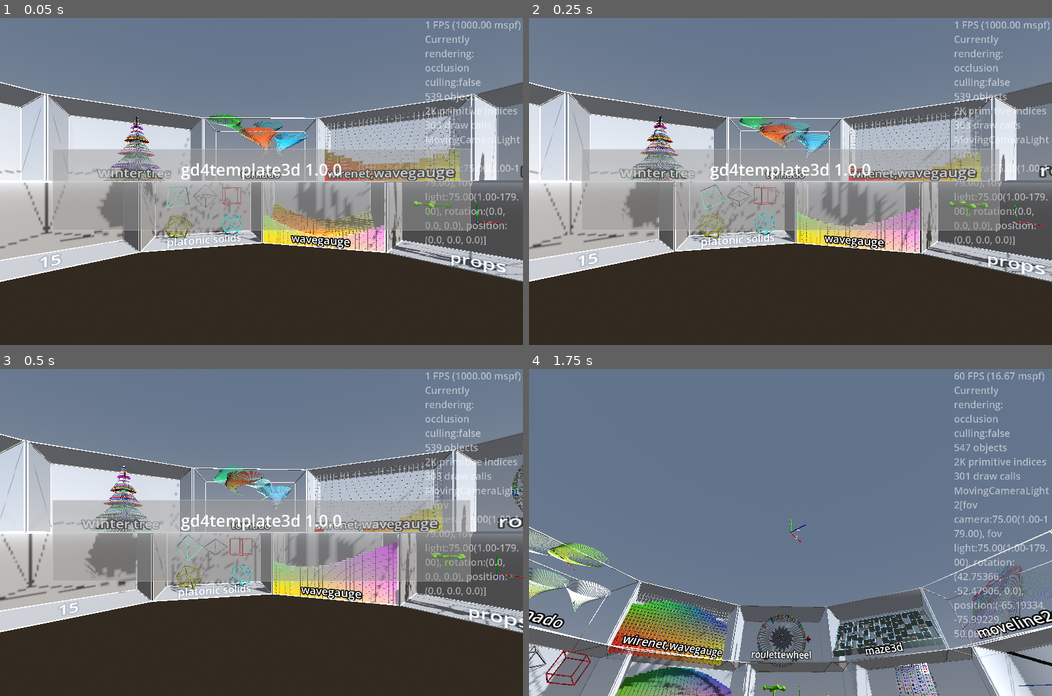
Above: before the commit, frames 1-4 (two rows, left to right).
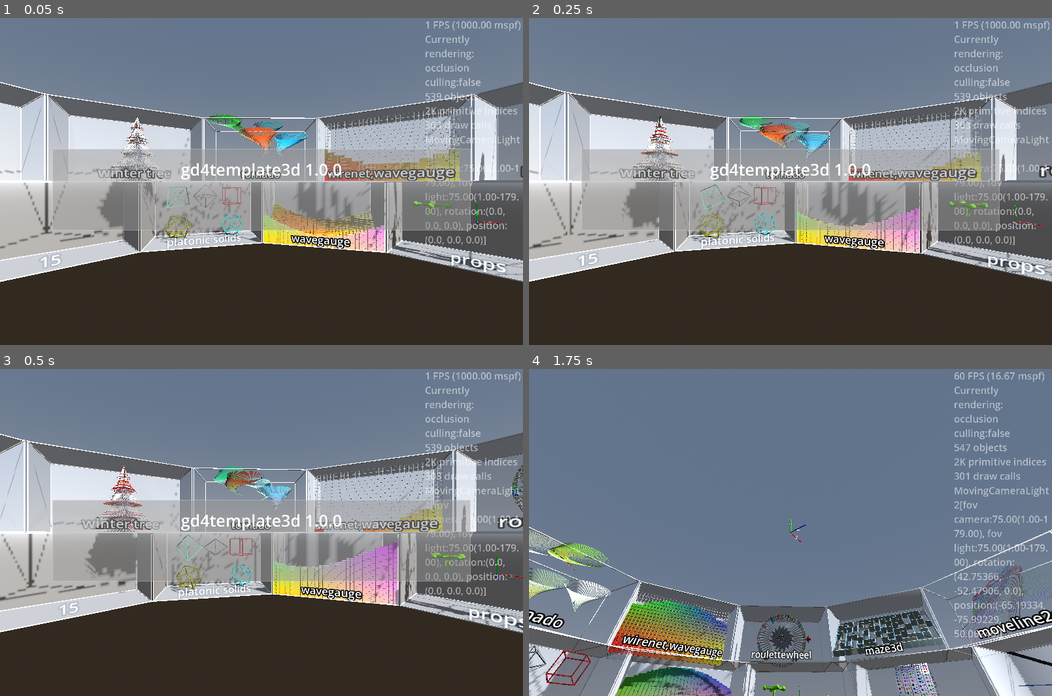
Above: after the commit, the same moments.

Repository: kasworld/gd4template3d
Game: Godot game, scene res://main.tscn
Two runs of this game, one before a commit and one after it. Both use one fixed random seed, a clock stepped at 60 frames per second and the inputs below.
Inputs (mouse positions are in pixels of both pictures, inside the frame that each line leads up to):
- Up to frame 1 (0.05 s): no input
- Up to frame 2 (0.25 s): no input
- Up to frame 3 (0.5 s): no input
- Up to frame 4 (1.75 s): tap Enter at 0.5 s; move the mouse to (905, 516) at 0.52 s; hold Right 0.53-1.28 s; tap Q at 0.6 s; click (905, 516) at 0.67 s; move the mouse to (685, 548) at 1.27 s; hold Down from 1.28 s (still down); tap E at 1.35 s

The runs differ from the first frame. In frame 1, 0.6% of the frame differs, in the area x 19-32%, y 30-50%; in frame 2, 0.6%; in frame 3, 0.7%, in the area x 17-30%, y 29-64%; in frame 4, nothing differs.

Commit message:
update LineTree, add RandomColor

Diff:
--- /dev/null
+++ b/lib/random_color.gd
@@ -0,0 +1,32 @@
+class_name RandomColor
+
+static func green_rate(rate :float=0.6) -> Color:
+	return Color(randf_range(0,1-rate),randf_range(rate,1.0),randf_range(0,1-rate))
+static func red_rate(rate :float=0.6) -> Color:
+	return Color(randf_range(rate,1.0),randf_range(0,1-rate),randf_range(0,1-rate))
+static func blue_rate(rate :float=0.6) -> Color:
+	return Color(randf_range(0,1-rate),randf_range(0,1-rate),randf_range(rate,1.0))
+
+static func green_pure() -> Color:
+	return Color(0,randf(),0)
+static func red_pure() -> Color:
+	return Color(randf(),0,0)
+static func blue_pure() -> Color:
+	return Color(0,0,randf())
+
+## all random color use rate_color([],0)
+static func rate_color(high_index_list :Array, rate :float=0.6) -> Color:
+	var rtn := Color(0,0,0)
+	for i in high_index_list: # make high
+		rtn[i] = randf_range(rate,1.0)
+	for i in 3: # make low
+		if rtn[i] == 0.0:
+			rtn[i] = randf_range(0,1-rate)
+	return rtn
+
+static func pure_color(index_list :Array) -> Color:
+	var rtn := Color(0,0,0)
+	var v := randf()
+	for i in index_list:
+		rtn[i] = v
+	return rtn
--- a/line_tree/line_tree.gd
+++ b/line_tree/line_tree.gd
@@ -1,38 +1,31 @@
 extends Node3D
 class_name LineTree
 
-var instance_count_per_y :Array[int] = []
-
-func make_index_array() -> Array:
-	var rtn := []
-	var i := 0
-	for count in instance_count_per_y:
-		var index_array := []
-		for j in count:
-			index_array.append(i)
-			i += 1
-		rtn.append(index_array)
-	return rtn
 
 func get_lines() -> MultiMeshShape:
 	return $Lines
 
-func init(h :float, w :float, line_width :float = 0.5, stage_count :int=5) -> LineTree:
+func set_center_color(center_color :Color) -> LineTree:
+	$"중심기둥".mesh.material.albedo_color = center_color
+	return self
+
+func set_gradient_color( co1 :Color, co2 :Color) -> LineTree:
+	$Lines.set_gradient_color_all(co1,co2)
+	return self
+
+func init(h :float, w :float, y_count :int, line_width :float = 0.5, stage_count :int=5) -> LineTree:
 	$"중심기둥".mesh.top_radius = w/1000
 	$"중심기둥".mesh.bottom_radius = w/100
 	$"중심기둥".mesh.height = h
 	$"중심기둥".position.y = h /2
 	var lines := []
-	for y in range(h,0,-1):
-		var rate := (h-y)/h
-		var r :float= lerp(1.0, w/2, rate ) + fposmod(rate*h, h/stage_count)*rate
+	var y_step := h / y_count
+	for yi in range(y_count,0,-1):
+		var y := y_step * yi
+		var rate := 1-float(yi) / float(y_count)
+		var r :float= lerp(w/100, w/2, rate ) + fposmod(rate*h, h/stage_count)*rate
 		lines.append_array(make_lines(y,w*1.5*(rate+0.1),10*rate,r))
 	$Lines.multi_line_by_pos(lines, line_width, Color.WHITE)
-	return self
-
-func set_color(center_color :Color, co1 :Color, co2 :Color) -> LineTree:
-	$"중심기둥".mesh.material.albedo_color = center_color
-	$Lines.set_gradient_color_all(co1,co2)
 	return self
 
 func make_lines(start_y :float, count :int, h :float, r :float) -> Array:
@@ -46,3 +39,15 @@
 		var to := Vector3(cos(rad)*r, start_y  , sin(rad)*r)
 		rtn.append([Vector3(0,end_y,0), to])
 	return rtn
+
+var instance_count_per_y :Array[int] = []
+func make_index_array() -> Array:
+	var rtn := []
+	var i := 0
+	for count in instance_count_per_y:
+		var index_array := []
+		for j in count:
+			index_array.append(i)
+			i += 1
+		rtn.append(index_array)
+	return rtn
--- a/main.gd
+++ b/main.gd
@@ -103,26 +103,27 @@
 	if labeltext != "":
 		glasscabinet.set_label_text(labeltext)
 	line_tree = preload("res://line_tree/line_tree.tscn").instantiate(
-		).init(WorldSize.y, WorldSize.z/2).set_color(random_color(), random_color(),random_color())
+		).init(WorldSize.y, WorldSize.z/2, WorldSize.y).set_center_color(random_color())
 	glasscabinet.add_child(line_tree)
 	line_tree.position.y = -WorldSize.y/2
 	line_tree_inst_index = line_tree.make_index_array()
-	linetree_color_animate()
+	#linetree_color_animate()
 
 var line_tree_inst_index :Array
+var green_color_list := NamedColorList.make_green_color_list()
+var rgb_index :int = 0
+var change_count := 0
 func linetree_color_animate() -> void:
-	var lines := line_tree.get_lines()
-	for a in line_tree_inst_index:
-		var co := random_color()
-		for i in a:
-			lines.set_inst_color(i, co)
-
-func linetree_color_animate2() -> void:
-	var lines := line_tree.get_lines()
+	var lines :MultiMeshShape = line_tree.get_lines()
 	var a :Array = line_tree_inst_index.pick_random()
-	var co := random_color()
+	var co :Color = RandomColor.rate_color([rgb_index])
 	for i in a:
 		lines.set_inst_color(i, co)
+	change_count +=1
+	if change_count > 200:
+		change_count = 0
+		rgb_index += 1
+		rgb_index %= 3
 
 var wire_cube :MultiMeshShape
 var wire_tetrahedron :MultiMeshShape
@@ -506,7 +507,7 @@
 		mt.move_trail(delta, bounce_fn, trailmesh_radius, 4*PI,)
 	tornado_animate()
 	line_tree.rotate_y(delta)
-	linetree_color_animate2()
+	linetree_color_animate()
 	$GlassCabinetContainer1.rotate_y(delta/10)
 	$GlassCabinetContainer2.rotate_y(-delta/10)
 	platonic_solids_animation.handle_animation()
Not shown, added: lib/random_color.gd.uid
